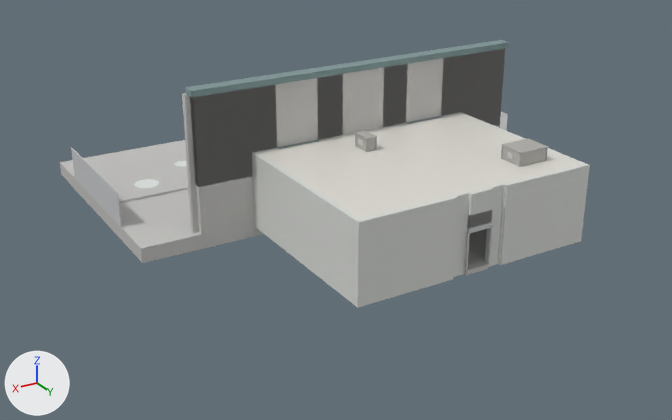
One commit to the glTF model assets/models/environment/area_a_entrance.glb: the scene before it, then after it.
Both versions are drawn from a camera (50 mm lens) standing at (32.3, 44.0, 24.6) and looking at (2.2, -6.1, -0.4). Lighting does not change. The marker at lower left points along +X, +Y and +Z. The first picture is the older version. Objects named as collision shapes, trigger or cutter boxes, shadow casters or lower levels of detail are left out. Vertices at exactly the same position are counted once.

Names of what the first picture shows: 'area_a_entrance_detail', 'area_a_entrance_structure-col'.
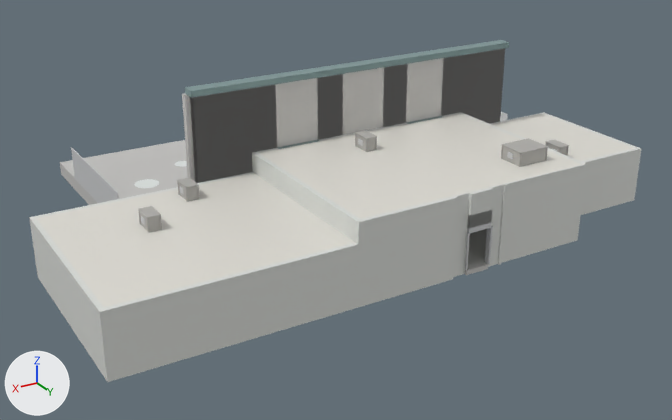
Where the newer file only moved an object's origin or applied its transform, the numbers keep the older frame.

What differs and where, as boxes (x1, y1, x2, y2) in the pictures (672 x 420 px):
'area_a_entrance_structure-col', reshaped (15% wider, 28% taller): before (60, 40, 590, 308); after (29, 40, 641, 382)
'area_a_entrance_detail', reshaped (mostly hidden): before (71, 112, 548, 271); after (71, 112, 569, 271)
part 1 of me_area_a_entrance_structure_col, added: after (545, 113, 641, 201)
part 2 of me_area_a_entrance_structure_col, added: after (581, 148, 638, 215)
part 3 of me_area_a_entrance_structure_col, added: after (31, 218, 114, 382)
part 4 of me_area_a_entrance_structure_col, added: after (104, 243, 358, 380)
part 5 of me_area_a_entrance_structure_col, added: after (253, 152, 310, 209)
part 6 of me_area_a_entrance_structure_col, added: after (307, 188, 326, 219)
part 7 of me_area_a_entrance_structure_col, added: after (493, 114, 612, 150)
part 8 of me_area_a_entrance_structure_col, added: after (568, 140, 633, 161)
part 9 of me_area_a_entrance_structure_col, added: after (36, 173, 261, 224)
part 10 of me_area_a_entrance_structure_col, added: after (41, 195, 200, 243)
part 11 of me_area_a_entrance_structure_col, added: after (55, 225, 200, 307)
part 12 of me_area_a_entrance_structure_col, added: after (150, 178, 355, 283)
part 13 of me_area_a_entrance_structure_col, reshaped: before (252, 112, 590, 308); after (29, 112, 586, 307)
part 14 of me_area_a_entrance_detail, built on: before (485, 150, 502, 264); after (501, 140, 569, 159)
part 15 of me_area_a_entrance_detail, built on: after (138, 177, 199, 233)

Patch to the scene script:
```diff
--- a/assets/models/environment/area_a_entrance.glb.py
+++ b/assets/models/environment/area_a_entrance.glb.py
@@ me_area_a_entrance_structure_col @@
-me_area_a_entrance_structure_col.from_pydata(...)  # 911 vertices, 1640 faces; spans x -8.6..23.4, y -17.9..12.5, z -3.2..7.1
+me_area_a_entrance_structure_col.from_pydata(...)  # 1185 vertices, 2072 faces; spans x -8.9..29.7, y -17.9..12.5, z -3.2..7.1
+# me_area_a_entrance_structure_col part 1: a new loose piece, a box spanning x -8.9..-8.6, y 0.15..9.45, z -2.55..1.25, in mat_wall_panel (light grey #dee0db)
+# me_area_a_entrance_structure_col part 2: a new loose piece, a box spanning x -8.6..-0.9, y 9.15..9.45, z -2.55..1.25, in mat_wall_panel (light grey #dee0db)
+# me_area_a_entrance_structure_col part 3: a new loose piece, a box spanning x 29.4..29.7, y 0.15..12.45, z -2.55..1.25, in mat_wall_panel (light grey #dee0db)
+# me_area_a_entrance_structure_col part 4: a new loose piece, a box spanning x 15.7..29.4, y 12.15..12.45, z -2.55..1.25, in mat_wall_panel (light grey #dee0db)
+# me_area_a_entrance_structure_col part 5: a new loose piece, a box spanning x 15.5..15.7, y -0.05..6.95, z -2.55..2.55, in mat_wall_panel (light grey #dee0db)
+# me_area_a_entrance_structure_col part 6: a new loose piece, a box spanning x 15.4..15.7, y 6.95..8.55, z 0.45..2.55, in mat_wall_panel (light grey #dee0db)
+# me_area_a_entrance_structure_col part 7: a new loose piece, a box spanning x -8.6..-0.9, y 0.15..7.05, z 0.95..1.25, in mat_ceiling_tile (light grey #e3e1d8)
+# me_area_a_entrance_structure_col part 8: a new loose piece, a box spanning x -8.6..-3.1, y 7.05..9.15, z 0.95..1.25, in mat_ceiling_tile (light grey #e3e1d8)
+# me_area_a_entrance_structure_col part 9: a new loose piece, a box spanning x 15.7..29.4, y 0.15..1.05, z 0.95..1.25, in mat_ceiling_tile (light grey #e3e1d8)
+# me_area_a_entrance_structure_col part 10: a new loose piece, a box spanning x 21.1..29.4, y 1.05..4.05, z 0.95..1.25, in mat_ceiling_tile (light grey #e3e1d8)
+# me_area_a_entrance_structure_col part 11: a new loose piece, a box spanning x 24.6..29.4, y 4.05..12.15, z 0.95..1.25, in mat_ceiling_tile (light grey #e3e1d8)
+# me_area_a_entrance_structure_col part 12: a new loose piece of 26 vertices spanning x 15.7..24.6, y 1.0..12.1, z 0.9..1.2, in mat_ceiling_tile (light grey #e3e1d8)
+# me_area_a_entrance_structure_col part 13: 15 vertices moved from x -0.6..15.4, y 12.2..12.5, z -2.5..2.5 to x -0.6..15.4, y 5.0..12.4, z -2.5..2.5; 31 vertices removed from x -0.9..15.7, y -0.2..12.5, z -2.5..2.6; 87 vertices added at x -8.9..29.7, y -0.2..12.5, z -2.6..2.6
+# other edits to the shape of me_area_a_entrance_structure_col do not show in these pictures
 me_area_a_entrance_structure_col.materials.append(mat_wall_panel)
@@ me_area_a_entrance_detail @@
-me_area_a_entrance_detail.from_pydata(...)  # 26037 vertices, 51320 faces; spans x -8.0..24.0, y -22.5..6.3, z -0.5..6.5
+me_area_a_entrance_detail.from_pydata(...)  # 32497 vertices, 63820 faces; spans x -8.0..30.0, y -22.5..6.3, z -0.5..6.5
+# me_area_a_entrance_detail part 14: 10 vertices removed from x 0.0..7.2, y -6.0..6.3, z -0.5..5.2; 5517 vertices added at x -8.0..3.6, y -6.0..3.0, z -0.5..5.2
+# me_area_a_entrance_detail part 15: 3 vertices removed from x 16.0, y -6.0..6.0, z -0.5..0.6; 706 vertices added at x 15.9..30.0, y -6.0..6.0, z -0.5..3.9
+# other edits to the shape of me_area_a_entrance_detail do not show in these pictures
 me_area_a_entrance_detail.materials.append(mat_painted_metal)
```
